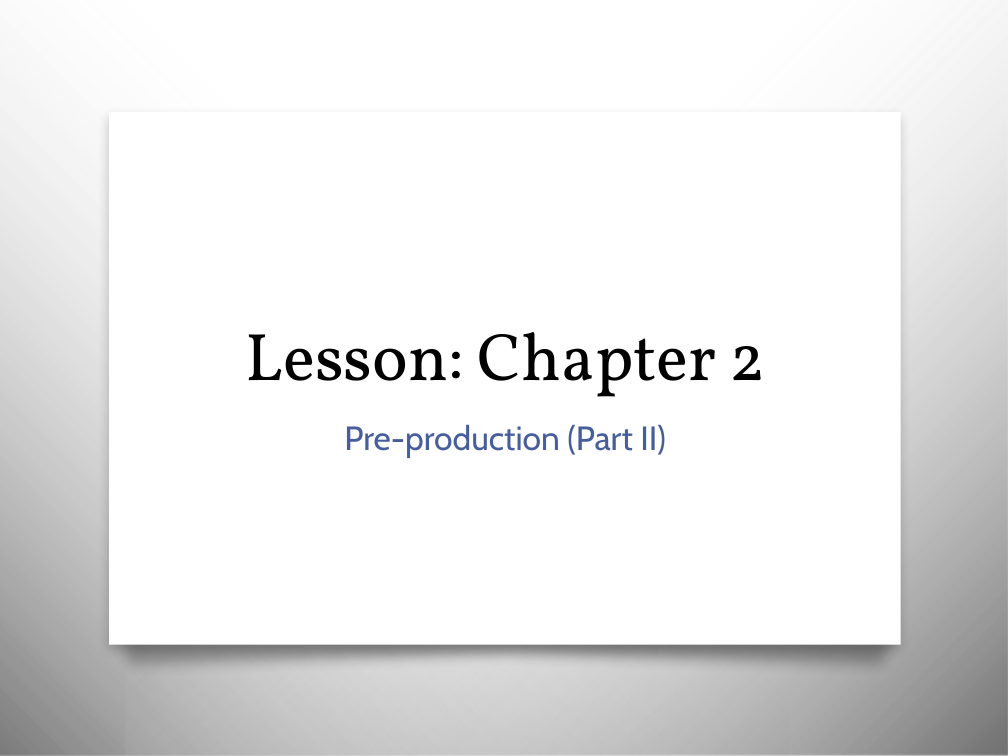
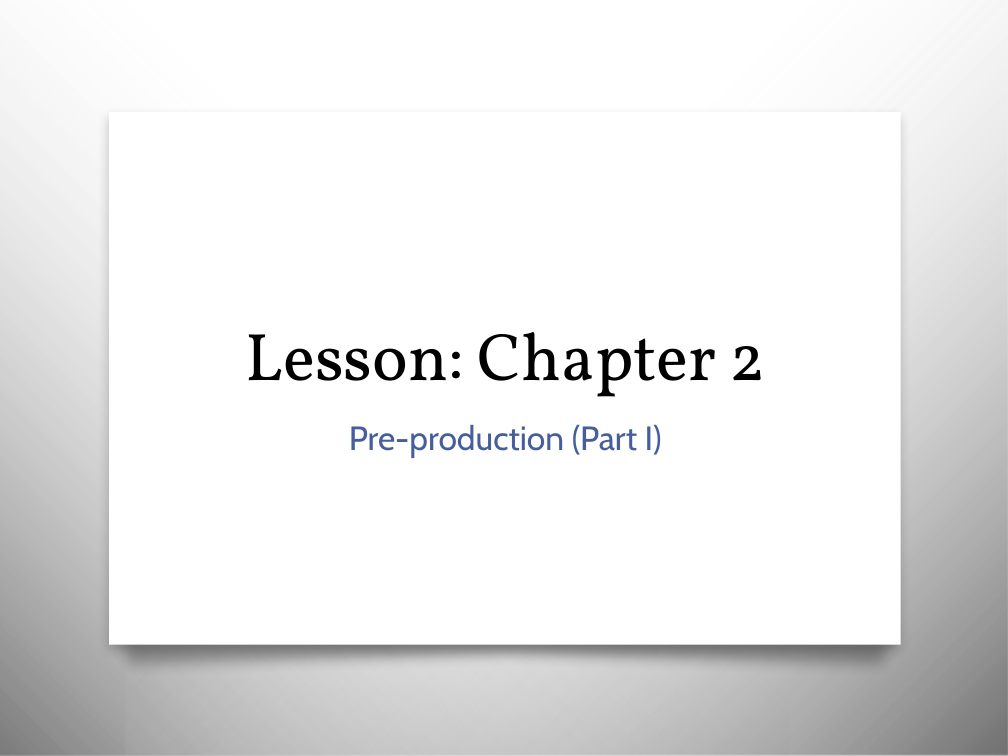
Before and after one commit to awayken/USF-ART329, a slide deck: slide 33 of slides/classthree/slides.pptx (slide 31 before the commit). Drawn at 1008x756 pixels with LibreOffice and Linux fonts; fonts in the diff are those of the drawing; background and template pictures are left out. Boxes give left, top, right and bottom in pixels: in the first picture for what was removed or moved away, otherwise in the second. Text is boxed around its words. In the diff, an @@ line names an element or a change of style, - is before the commit and + after.

```diff
--- a/slides/classthree/slides.pptx
+++ b/slides/classthree/slides.pptx
@@ subtitle at (349,425,662,458): text changed @@
-Pre-production (Part II)
+Pre-production (Part I)
```
Also in this commit, not shown: 7 other slides changed, 25 slides added, 19 slides removed.
